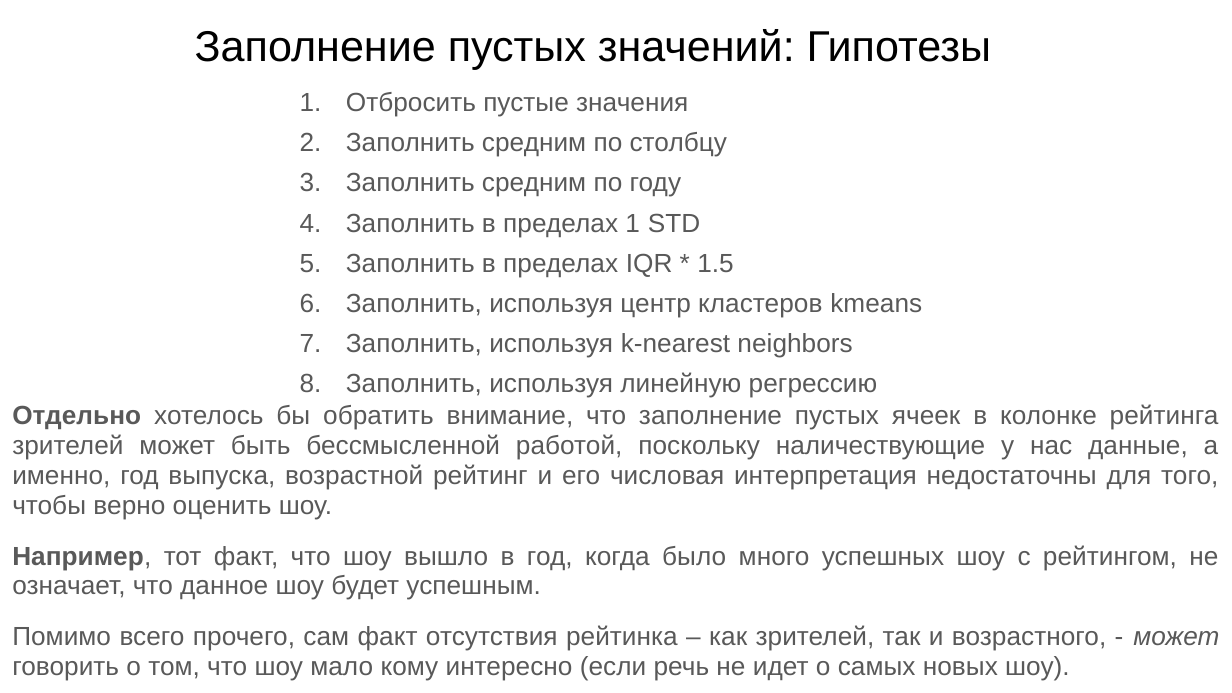
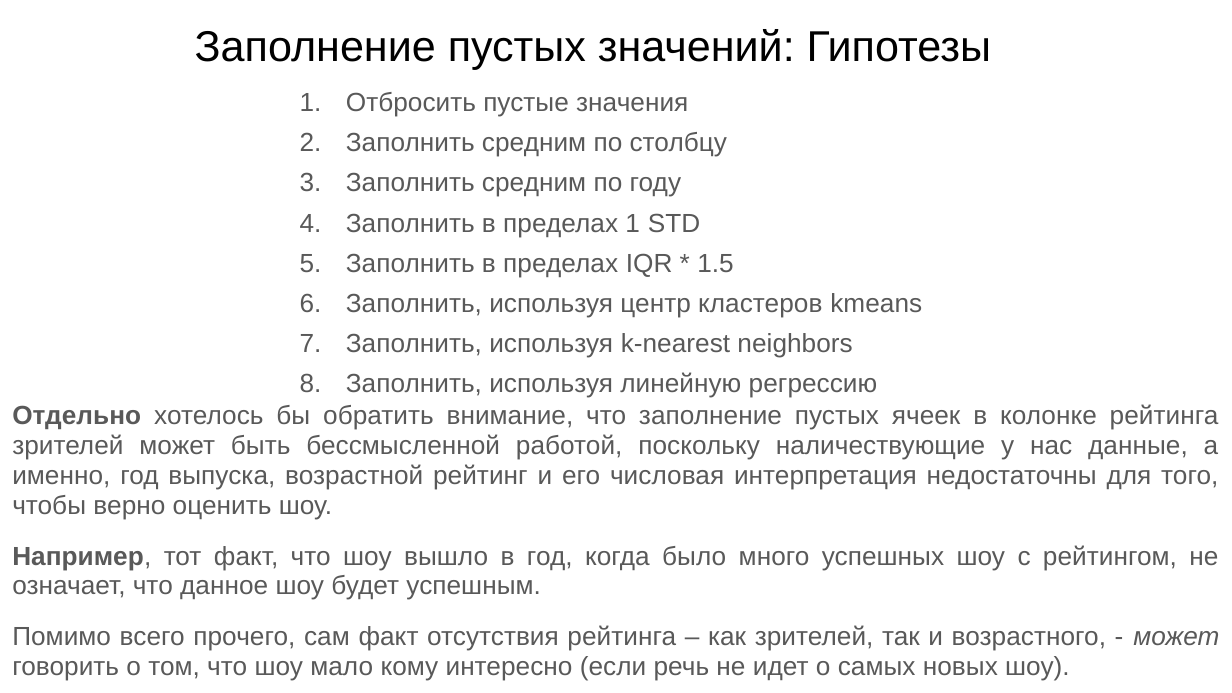
Before and after one commit to Dimildizio/DS_course, a slide deck: slide 18 of EDA_group_slides.pptx. Drawn at 1232x693 pixels with LibreOffice and Linux fonts; fonts in the diff are those of the drawing. Boxes give left, top, right and bottom in pixels: in the first picture for what was removed or moved away, otherwise in the second. Text is boxed around its words. In the diff, an @@ line names an element or a change of style, - is before the commit and + after.

```diff
--- a/EDA_group_slides.pptx
+++ b/EDA_group_slides.pptx
@@ text at (12, 625, 1219, 680): text changed @@
-Помимо всего прочего, сам факт отсутствия рейтинка – как зрителей, так и возрастного, - может говорить о том, что шоу мало кому интересно (если речь не идет о самых новых шоу).
+Помимо всего прочего, сам факт отсутствия рейтинга – как зрителей, так и возрастного, - может говорить о том, что шоу мало кому интересно (если речь не идет о самых новых шоу).
```
Also in this commit, not shown: 1 other slide changed.
